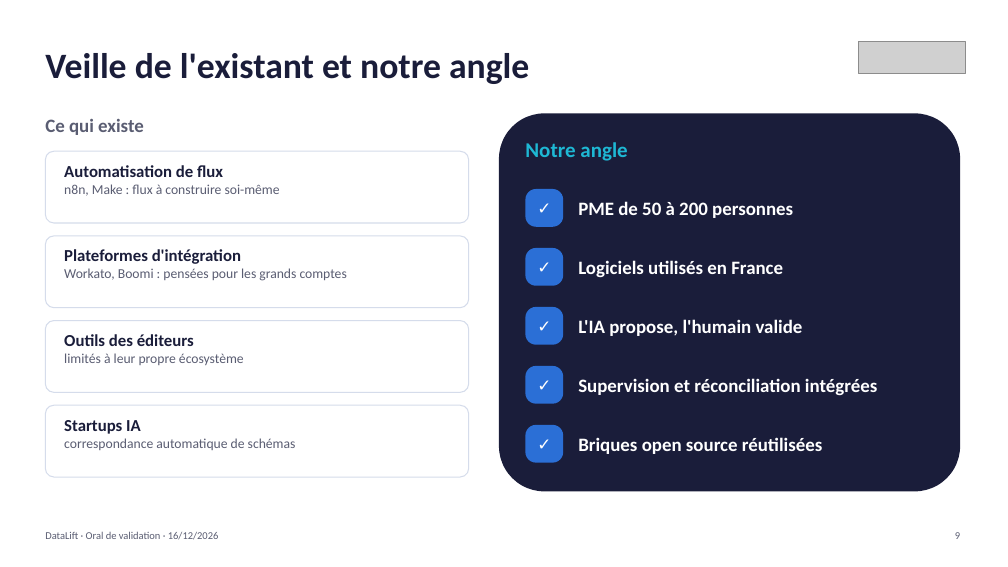
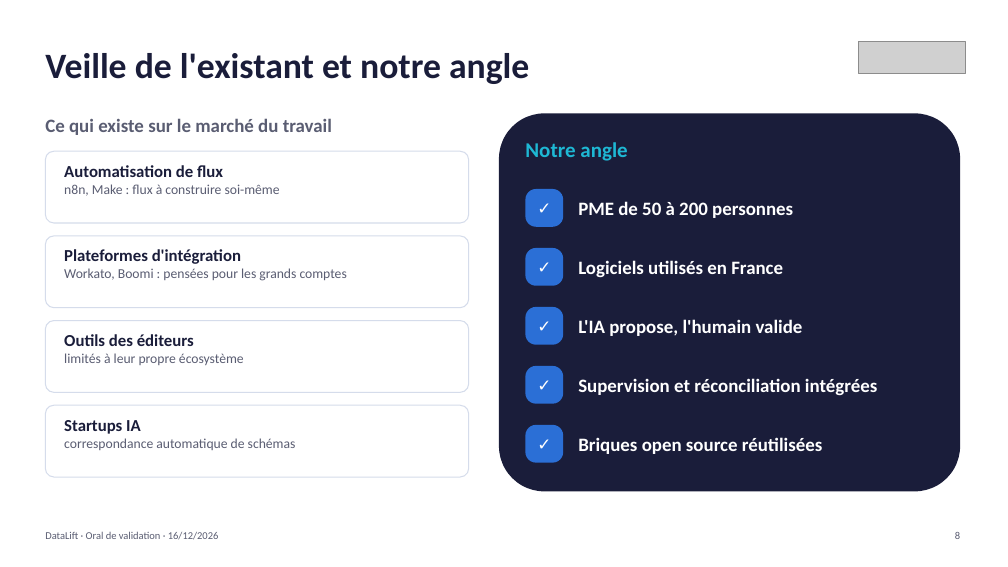
Before and after one commit to youcefaddou/datalift-modules, a slide deck: slide 8 of docs/oral/DataLift_oral_validation_16-12-2026.pptx (slide 9 before the commit). Drawn at 1008x567 pixels with LibreOffice and Linux fonts; fonts in the diff are those of the drawing; grey boxes stand for pictures. Boxes give left, top, right and bottom in pixels: in the first picture for what was removed or moved away, otherwise in the second. Text is boxed around its words. In the diff, an @@ line names an element or a change of style, - is before the commit and + after.

```diff
--- a/docs/oral/DataLift_oral_validation_16-12-2026.pptx
+++ b/docs/oral/DataLift_oral_validation_16-12-2026.pptx
@@ text at (45,118,332,135): text changed @@
-Ce qui existe
+Ce qui existe sur le marché du travail
```
Also in this commit, not shown: 10 other slides changed, 1 slide removed.
